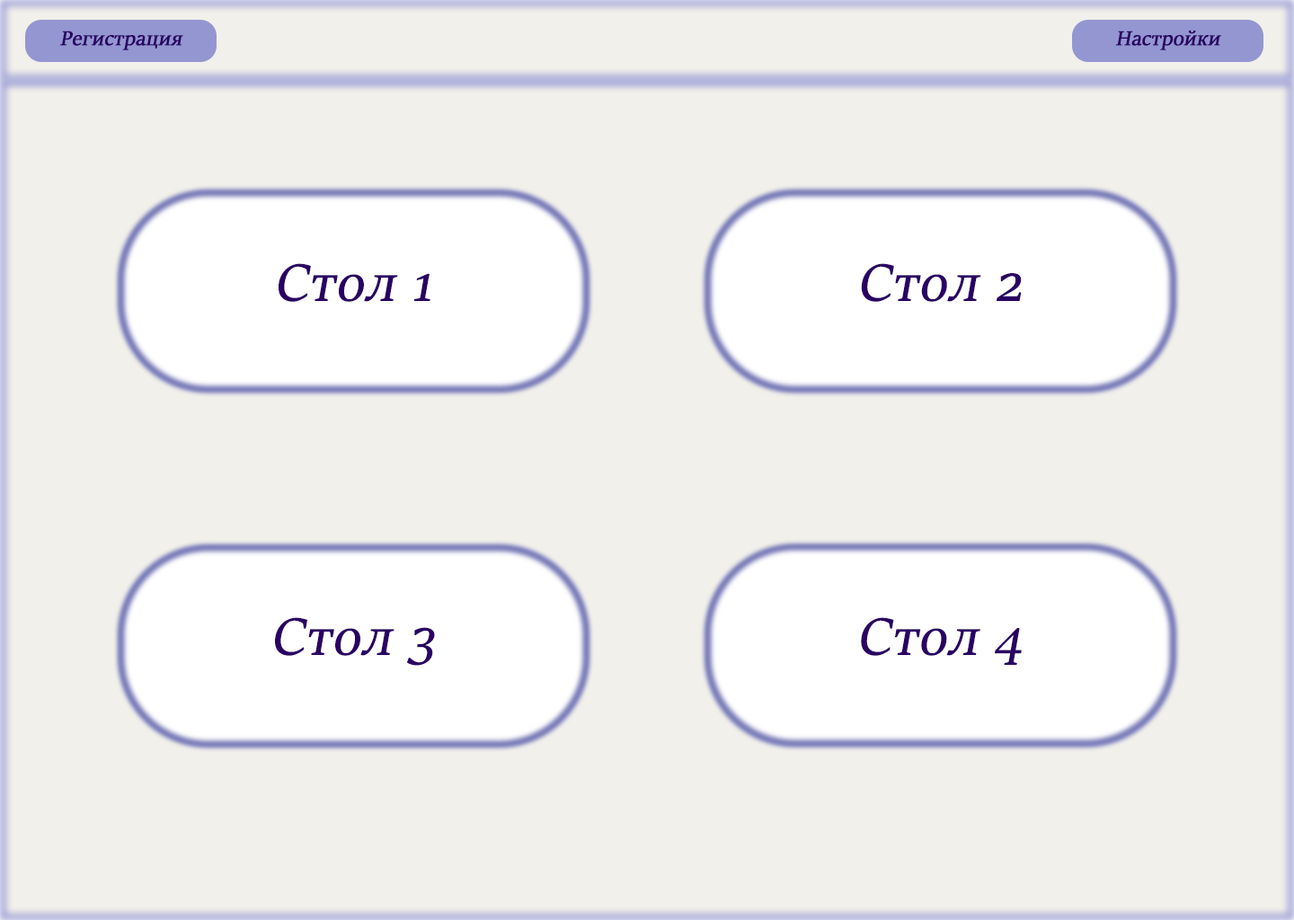
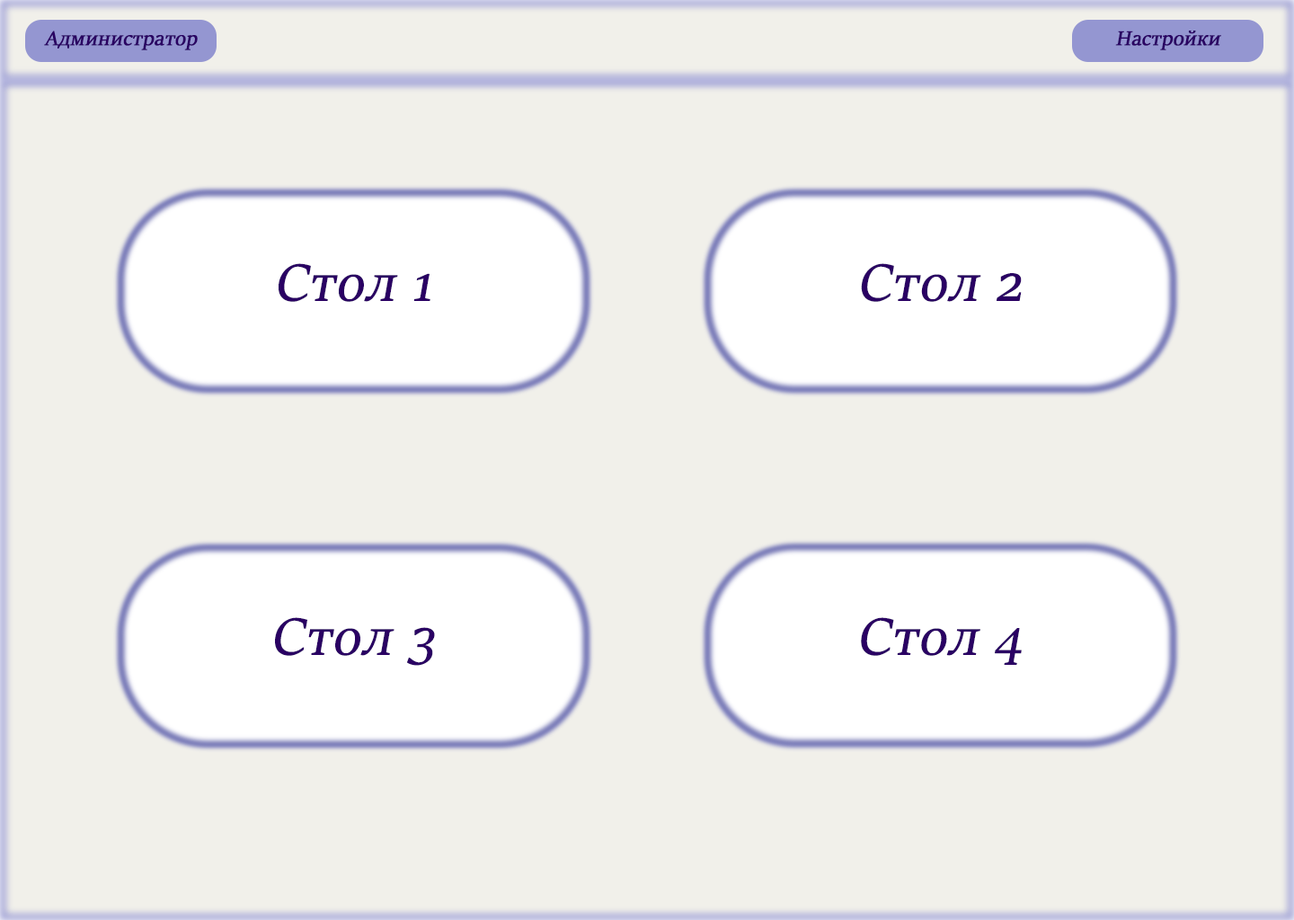
Two versions of the same layered image (1294 x 920). Layer-by-layer changes:
renamed "Регистрация" to "Администратор", painted on it over (44, 30, 198, 51)
